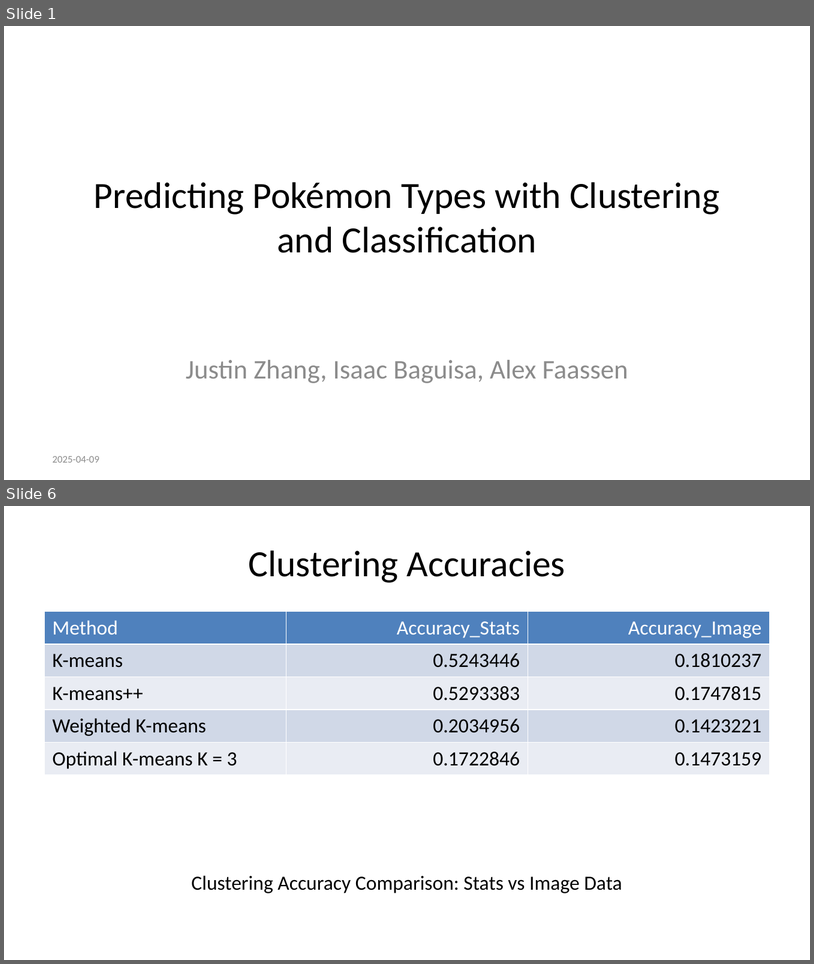
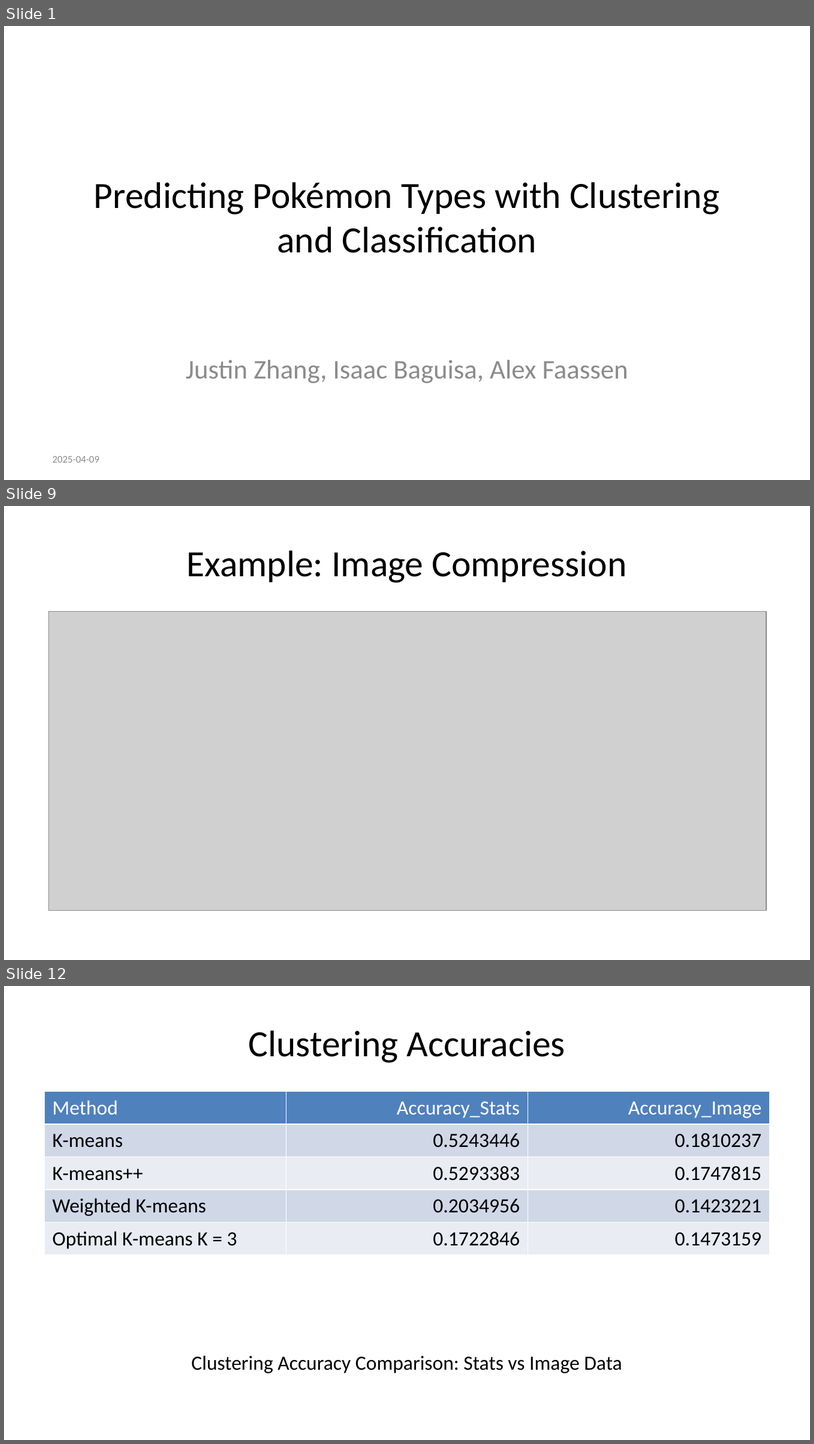
Before and after one commit to alexfaassen/STA2201, a slide deck: Presentation.pptx. Shown one above the other, each under a label of ours: slides 1 and 6 before the commit, slides 1, 9 and 12 after it; the slides between them are not shown. The pictures are 814x964 and 814x1444 pixels, drawn with LibreOffice and Linux fonts; fonts in the diff are those of the drawing; grey boxes stand for pictures. Boxes give left, top, right and bottom in pixels: in the first picture for what was removed or moved away, otherwise in the second. Text is boxed around its words. In the diff, an @@ line names an element or a change of style, - is before the commit and + after.

```diff
--- a/Presentation.pptx
+++ b/Presentation.pptx
@@ slide 9 added at [4, 506, 810, 960], background #FFFFFF @@
@@ title added at [187, 550, 627, 583], 33 pt, text #000000 @@
+Example: Image Compression
@@ picture added at [49, 612, 767, 911] @@
@@ what was slide 6 is now slide 12 @@
```
Also in this commit, not shown: 1 slide changed, 7 other slides added, 2 slides removed, 3 other files.
